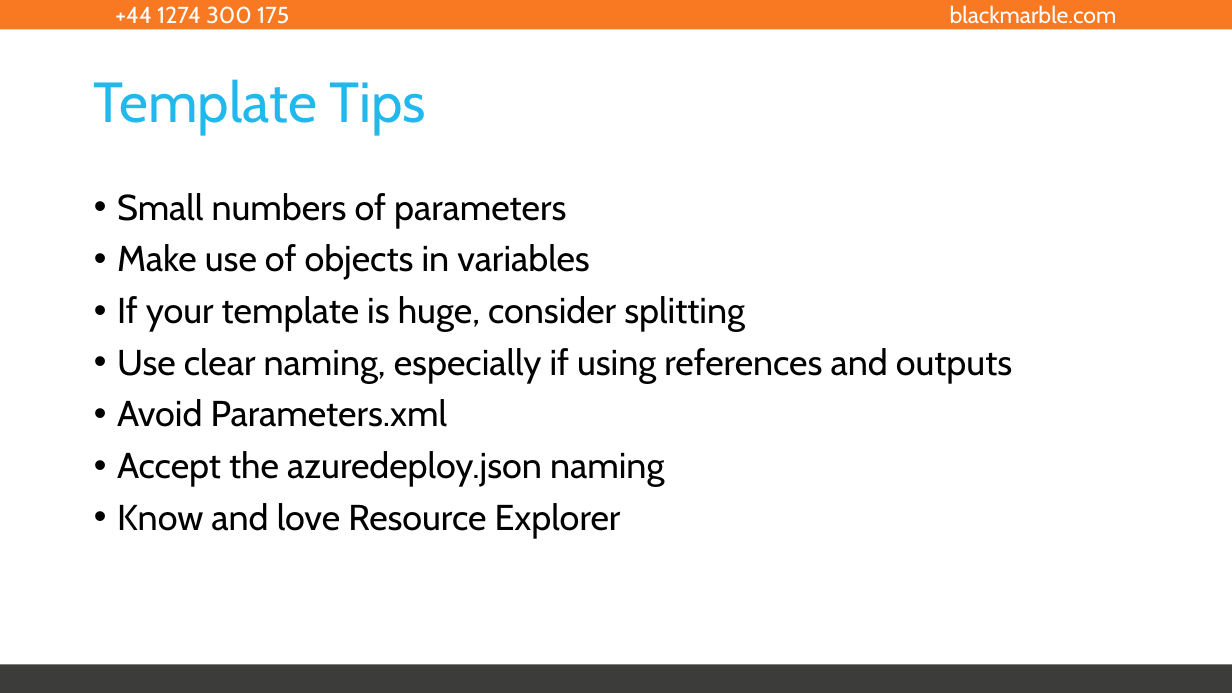
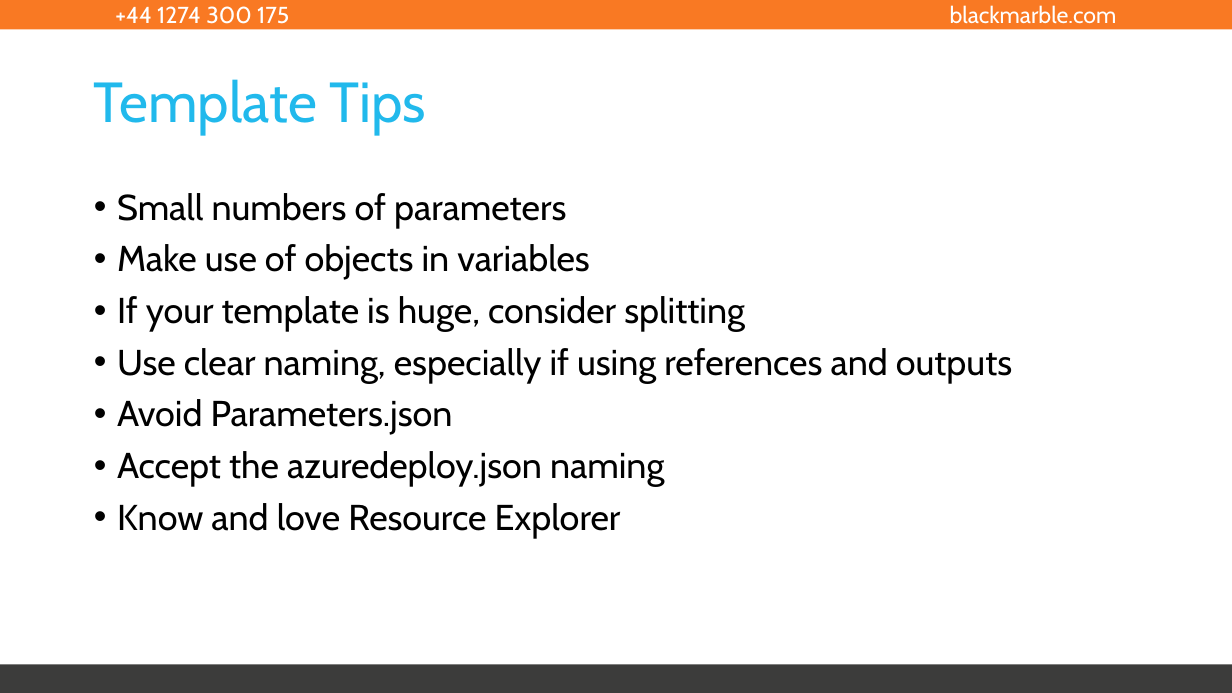
Before and after one commit to rikhepworth/Presentations, a slide deck: slide 9 of ARM Yourself for Effective Azure Provisioning.pptx. Drawn at 1232x693 pixels with LibreOffice and Linux fonts; fonts in the diff are those of the drawing. Boxes give left, top, right and bottom in pixels: in the first picture for what was removed or moved away, otherwise in the second. Text is boxed around its words. In the diff, an @@ line names an element or a change of style, - is before the commit and + after.

```diff
--- a/ARM Yourself for Effective Azure Provisioning.pptx
+++ b/ARM Yourself for Effective Azure Provisioning.pptx
@@ text at (x1=117, y1=399, x2=453, y2=435): text changed @@
-• Avoid Parameters.xml
+• Avoid Parameters.json
```
Also in this commit, not shown: 1 other slide changed.
